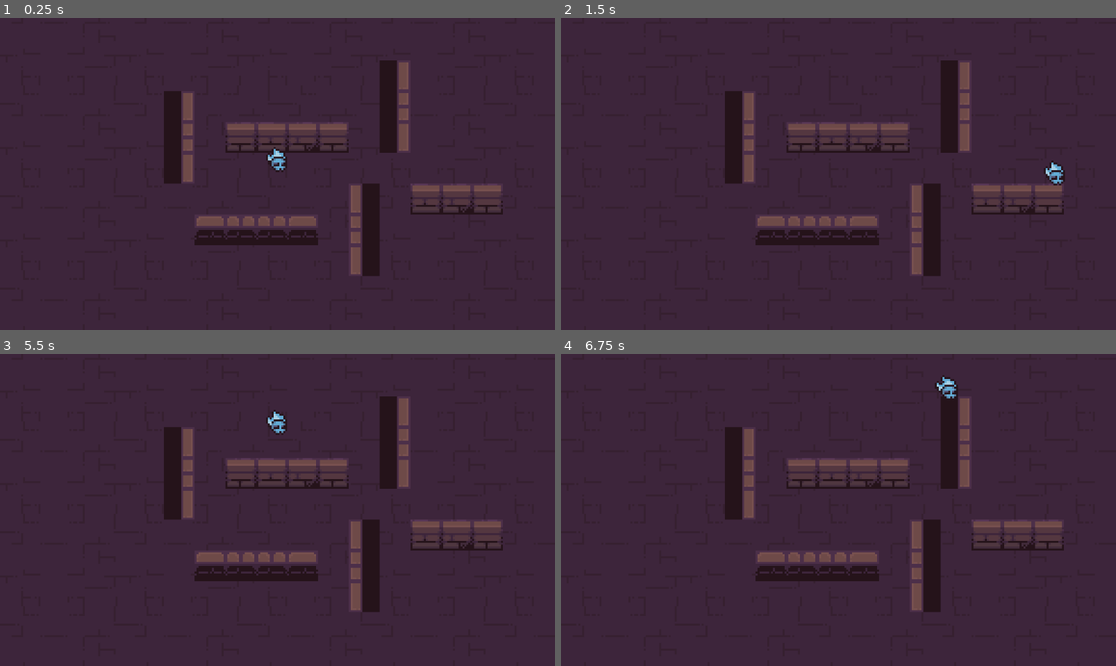
Above: before the commit, frames 1-4 (two rows, left to right).
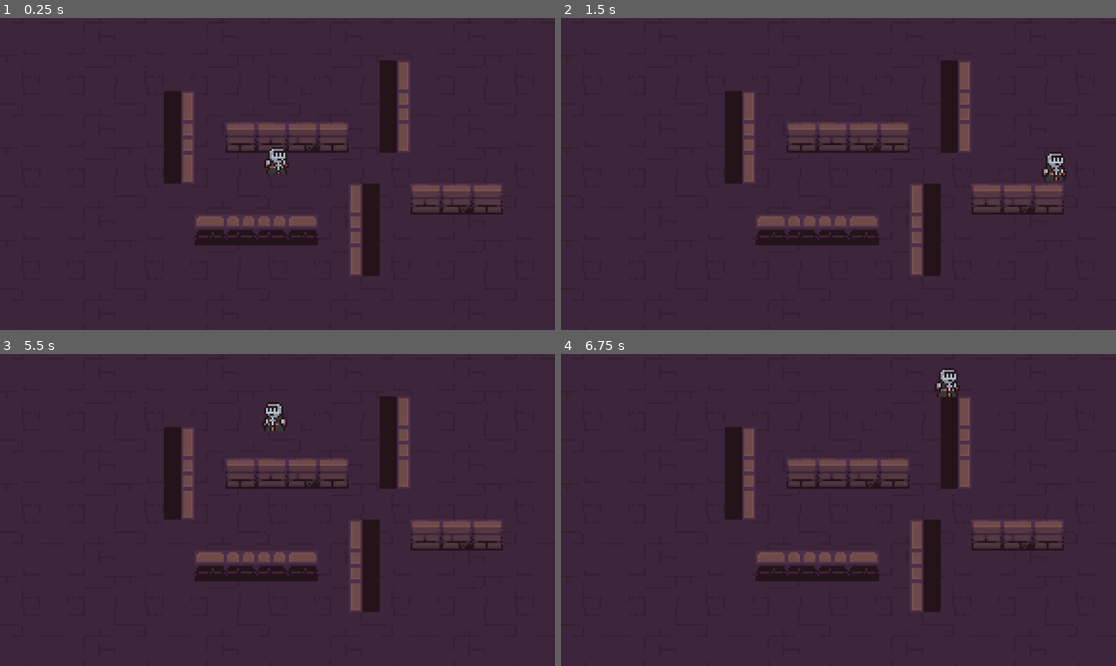
Above: after the commit, the same moments.

Repository: tlombardot/Mizofania
Game: Godot game, scene res://scenes/game.tscn
Two runs of this game, one before a commit and one after it. Both use one fixed random seed, a clock stepped at 60 frames per second and the inputs below.
Inputs:
- Up to frame 1 (0.25 s): no input
- Up to frame 2 (1.5 s): hold D (droite) 0.53-1.28 s; hold S (bas) from 1.28 s (still down)
- Up to frame 3 (5.5 s): release S (bas) at 2.03 s; hold D (droite) 2.03-2.78 s; tap Enter at 2.75, 4.25 s; hold W (haut) 2.78-3.53 s; tap Space at 3.5, 5 s; hold A (gauche) 3.53-5.03 s; hold S (bas) from 5.03 s (still down)
- Up to frame 4 (6.75 s): release S (bas) at 5.78 s; hold D (droite) 5.78-6.53 s; hold W (haut) from 6.53 s (still down)

The runs differ from the first frame. In frame 1, 0.2% of the frame differs, in the area x 47-53%, y 41-51%; in frame 2, 0.3%, in the area x 86-92%, y 42-54%; in frame 3, 0.3%; in frame 4, 0.3%.

Commit message:
Feat: Add Better Character Movement & Orc AI

Diff:
--- a/project.godot
+++ b/project.godot
@@ -14,6 +14,10 @@
 run/main_scene="uid://ce3e6qkiswtr5"
 config/features=PackedStringArray("4.6", "Forward Plus")
 config/icon="res://icon.svg"
+
+[global_group]
+
+player=""
 
 [input]
 
--- a/scenes/orc.tscn
+++ b/scenes/orc.tscn
@@ -1,6 +1,8 @@
 [gd_scene format=3 uid="uid://cr6xfljtov2a7"]
 
 [ext_resource type="Texture2D" uid="uid://cc5nxrebo3cgw" path="res://assets/Characters(100x100)/Orc/Orc with shadows/Orc.png" id="1_2byfh"]
+[ext_resource type="Script" uid="uid://gqmpvvm5wfom" path="res://scripts/orc.gd" id="1_bfp0d"]
+[ext_resource type="Texture2D" uid="uid://dy7tisntiwsj4" path="res://assets/Characters(100x100)/Orc/Orc with shadows/Orc-Walk.png" id="3_hu8b3"]
 
 [sub_resource type="AtlasTexture" id="AtlasTexture_bfp0d"]
 atlas = ExtResource("1_2byfh")
@@ -26,6 +28,38 @@
 atlas = ExtResource("1_2byfh")
 region = Rect2(500, 0, 100, 100)
 
+[sub_resource type="AtlasTexture" id="AtlasTexture_48uv6"]
+atlas = ExtResource("3_hu8b3")
+region = Rect2(0, 0, 100, 100)
+
+[sub_resource type="AtlasTexture" id="AtlasTexture_33ppp"]
+atlas = ExtResource("3_hu8b3")
+region = Rect2(100, 0, 100, 100)
+
+[sub_resource type="AtlasTexture" id="AtlasTexture_sab3t"]
+atlas = ExtResource("3_hu8b3")
+region = Rect2(200, 0, 100, 100)
+
+[sub_resource type="AtlasTexture" id="AtlasTexture_dg8k4"]
+atlas = ExtResource("3_hu8b3")
+region = Rect2(300, 0, 100, 100)
+
+[sub_resource type="AtlasTexture" id="AtlasTexture_ivc2h"]
+atlas = ExtResource("3_hu8b3")
+region = Rect2(400, 0, 100, 100)
+
+[sub_resource type="AtlasTexture" id="AtlasTexture_0iu7c"]
+atlas = ExtResource("3_hu8b3")
+region = Rect2(500, 0, 100, 100)
+
+[sub_resource type="AtlasTexture" id="AtlasTexture_1xkto"]
+atlas = ExtResource("3_hu8b3")
+region = Rect2(600, 0, 100, 100)
+
+[sub_resource type="AtlasTexture" id="AtlasTexture_tqcyk"]
+atlas = ExtResource("3_hu8b3")
+region = Rect2(700, 0, 100, 100)
+
 [sub_resource type="SpriteFrames" id="SpriteFrames_48uv6"]
 animations = [{
 "frames": [{
@@ -50,18 +84,49 @@
 "loop": true,
 "name": &"idle",
 "speed": 5.0
+}, {
+"frames": [{
+"duration": 1.0,
+"texture": SubResource("AtlasTexture_48uv6")
+}, {
+"duration": 1.0,
+"texture": SubResource("AtlasTexture_33ppp")
+}, {
+"duration": 1.0,
+"texture": SubResource("AtlasTexture_sab3t")
+}, {
+"duration": 1.0,
+"texture": SubResource("AtlasTexture_dg8k4")
+}, {
+"duration": 1.0,
+"texture": SubResource("AtlasTexture_ivc2h")
+}, {
+"duration": 1.0,
+"texture": SubResource("AtlasTexture_0iu7c")
+}, {
+"duration": 1.0,
+"texture": SubResource("AtlasTexture_1xkto")
+}, {
+"duration": 1.0,
+"texture": SubResource("AtlasTexture_tqcyk")
+}],
+"loop": true,
+"name": &"walk",
+"speed": 5.0
 }]
 
 [sub_resource type="RectangleShape2D" id="RectangleShape2D_2byfh"]
 size = Vector2(13, 3)
 
-[node name="CharacterBody2D" type="CharacterBody2D" unique_id=608689109]
+[node name="Orc" type="CharacterBody2D" unique_id=608689109]
+script = ExtResource("1_bfp0d")
 
 [node name="AnimatedSprite2D" type="AnimatedSprite2D" parent="." unique_id=1169825597]
 sprite_frames = SubResource("SpriteFrames_48uv6")
-animation = &"idle"
+animation = &"walk"
 autoplay = "idle"
-frame_progress = 0.22270173
+frame = 3
+frame_progress = 0.14727855
 
 [node name="CollisionShape2D" type="CollisionShape2D" parent="." unique_id=1532172233]
 position = Vector2(0.5, 6)
--- a/scenes/player.tscn
+++ b/scenes/player.tscn
@@ -1,10 +1,10 @@
 [gd_scene format=3 uid="uid://cegyb6qot5ih4"]
 
 [ext_resource type="Script" uid="uid://e2flklwmqekx" path="res://scripts/player.gd" id="1_3vyb7"]
-[ext_resource type="Texture2D" uid="uid://8mb6fcqfu2dy" path="res://assets/Character_animation/monsters_idle/skull/v2/skull_v2_1.png" id="2_qlg0r"]
-[ext_resource type="Texture2D" uid="uid://b6p0cl515ahpy" path="res://assets/Character_animation/monsters_idle/skull/v2/skull_v2_2.png" id="3_tuyoq"]
-[ext_resource type="Texture2D" uid="uid://dk5xjcfbfyuak" path="res://assets/Character_animation/monsters_idle/skull/v2/skull_v2_3.png" id="4_fjrip"]
-[ext_resource type="Texture2D" uid="uid://djm0b2rag4opu" path="res://assets/Character_animation/monsters_idle/skull/v2/skull_v2_4.png" id="5_smehm"]
+[ext_resource type="Texture2D" uid="uid://c2rcw54m8ntru" path="res://assets/Character_animation/priests_idle/priest2/v1/priest2_v1_1.png" id="2_qlg0r"]
+[ext_resource type="Texture2D" uid="uid://xa2x7k7lop6j" path="res://assets/Character_animation/priests_idle/priest2/v1/priest2_v1_2.png" id="3_tuyoq"]
+[ext_resource type="Texture2D" uid="uid://bfaqltbslsb6q" path="res://assets/Character_animation/priests_idle/priest2/v1/priest2_v1_3.png" id="4_fjrip"]
+[ext_resource type="Texture2D" uid="uid://jndehg1au2nc" path="res://assets/Character_animation/priests_idle/priest2/v1/priest2_v1_4.png" id="5_smehm"]
 
 [sub_resource type="SpriteFrames" id="SpriteFrames_u8vuu"]
 animations = [{
@@ -27,19 +27,19 @@
 }]
 
 [sub_resource type="RectangleShape2D" id="RectangleShape2D_qlg0r"]
-size = Vector2(10, 3.5)
+size = Vector2(11, 3.5)
 
-[node name="Player" type="CharacterBody2D" unique_id=1233679312]
+[node name="Player" type="CharacterBody2D" unique_id=1233679312 groups=["player"]]
 script = ExtResource("1_3vyb7")
 
 [node name="AnimatedSprite2D" type="AnimatedSprite2D" parent="." unique_id=1533852834]
-position = Vector2(-8, -14)
+position = Vector2(-9, -15)
 sprite_frames = SubResource("SpriteFrames_u8vuu")
 animation = &"idle"
 autoplay = "idle"
-frame_progress = 0.46823108
+frame_progress = 0.49599853
 centered = false
 
 [node name="CollisionShape2D" type="CollisionShape2D" parent="." unique_id=1637455380]
-position = Vector2(0, -1.75)
+position = Vector2(-0.5, -1)
 shape = SubResource("RectangleShape2D_qlg0r")
--- /dev/null
+++ b/scripts/orc.gd
@@ -0,0 +1,33 @@
+extends CharacterBody2D
+
+@export var speed = 60
+@export var detection_range = 200
+
+var player = null
+@onready var sprite = $AnimatedSprite2D
+
+func _ready():
+	#Au démarrage on essaye de trouver le joueur
+	player = get_tree().get_first_node_in_group("player")
+
+func _physics_process(delta):
+	#Si le joueur existe
+	if player:
+		var distance = global_position.distance_to(player.global_position)
+		# Si le joueur est trop proche
+		if distance < detection_range:
+			var direction = (player.global_position - global_position).normalized()
+			velocity = direction * speed
+			if direction.x < 0:
+				sprite.flip_h = true
+			else:
+				sprite.flip_h = false
+		else:
+			velocity = Vector2.ZERO
+		#Changement d'animation
+		if velocity.length() > 0:
+			sprite.play("walk")
+		else:
+			sprite.play("idle")
+
+		move_and_slide()
--- a/scripts/player.gd
+++ b/scripts/player.gd
@@ -1,13 +1,39 @@
 extends CharacterBody2D
 
 @export var speed = 150
+@onready var sprite = $AnimatedSprite2D
+
+# --- PARAMÈTRES DU SAUT ---
+var jump_height = 2.0
+var jump_speed = 7.0
+var time = 0.0
+
+var initial_y = 0.0
+
+func _ready():
+	initial_y = sprite.position.y
 
 func _physics_process(delta):
+	#Récupèrer les touches préconfigurer dans le projet
 	var direction = Input.get_vector("gauche", "droite", "haut", "bas")
 
+	#Si les touches récupèrer
 	if direction:
 		velocity = direction * speed
+
+		#Changement de direction Gauche/Droite
+		if direction.x > 0:
+			sprite.flip_h = false
+		elif direction.x < 0:
+			sprite.flip_h =true
+
+		#On fait sauter le personnage pour une meilleur animation
+		time += delta * jump_speed
+		sprite.position.y = initial_y - abs(sin(time) * jump_height)
 	else:
 		velocity = Vector2.ZERO
+		#On reset le saut pour le prochain dès qu'il rebouge
+		sprite.position.y = move_toward(sprite.position.y, initial_y, delta * jump_speed)
+		time = 0.0
 
 	move_and_slide()
Not shown, added: scripts/orc.gd.uid
